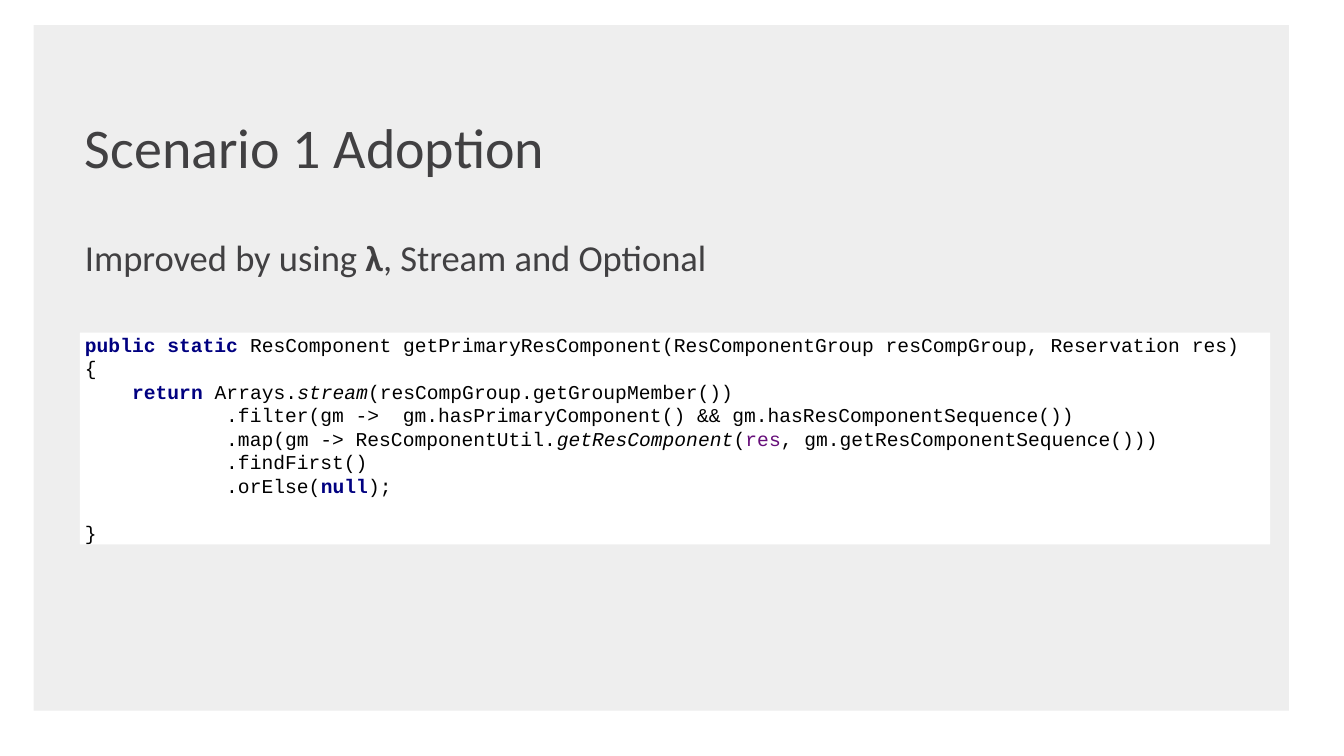
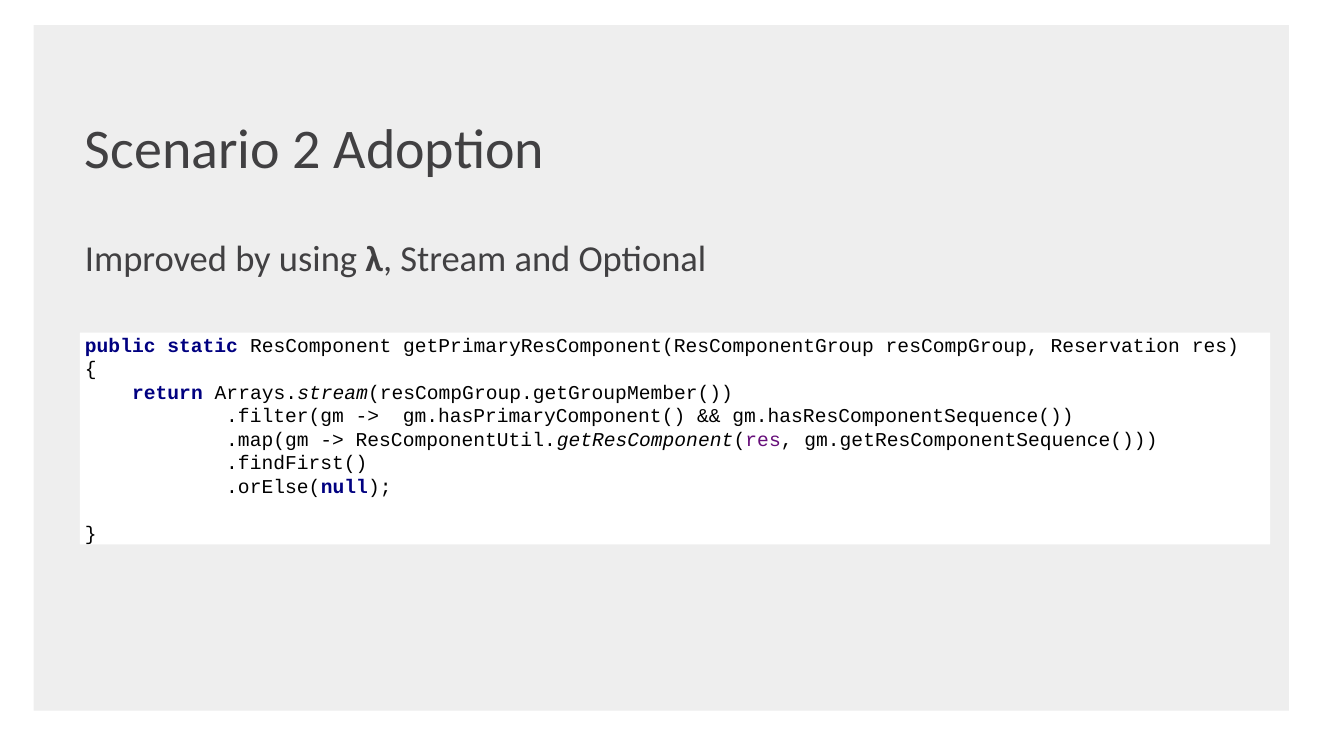
Before and after one commit to shaojie-xu-kp/Java8_lunch_learn, a slide deck: slide 41 of Java 8 & TDP.pptx (slide 39 before the commit). Drawn at 1344x756 pixels with LibreOffice and Linux fonts; fonts in the diff are those of the drawing; background and template pictures are left out. Boxes give left, top, right and bottom in pixels: in the first picture for what was removed or moved away, otherwise in the second. Text is boxed around its words. In the diff, an @@ line names an element or a change of style, - is before the commit and + after.

```diff
--- a/Java 8 & TDP.pptx
+++ b/Java 8 & TDP.pptx
@@ text at <box>85,129,544,177</box>: text changed @@
-Scenario 1 Adoption
+Scenario 2 Adoption
```
Also in this commit, not shown: 6 other slides changed, 2 slides added.
